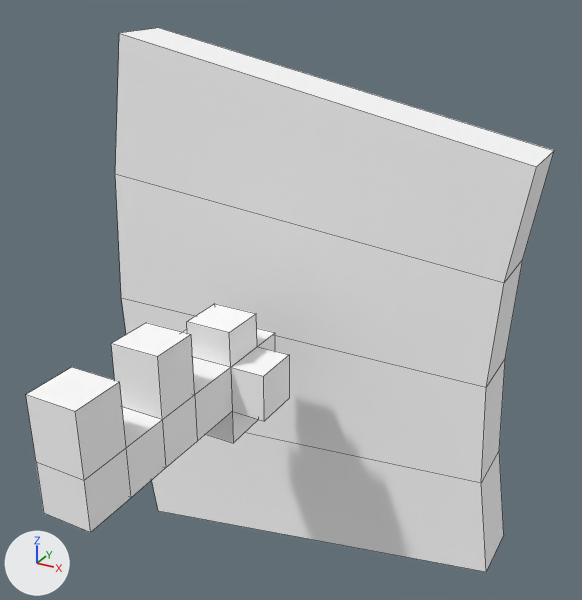
Renders of the FBX model Assets/Models/arcKey.fbx from each side of a commit.
The view is the same before and after, from a camera (50 mm lens) standing at (-4.28, -3.21, 1.74) and looking at (-5.78, -0.47, 0.37). The axes (+X, +Y, +Z) are drawn at lower left. The lights are the same throughout. Mesh edges are drawn as thin lines. Where no turn or scale is listed for an object, it has been applied to the vertices.

Before the edit, the objects in view are built like this:
```python
me_arch_003 = bpy.data.meshes.new('Arch.003')
me_arch_003.from_pydata(...)  # 72 vertices, 68 faces; spans x -7.0..-4.9, y -1.64..0.15, z -1.37..1.37
me_arch_003.materials.append(mat_checker)  # its picture is missing
ob_arch_001 = bpy.data.objects.new('Arch.001', me_arch_003)
ob_arch_001.location = (0.0, 0.0, 0.0)
```
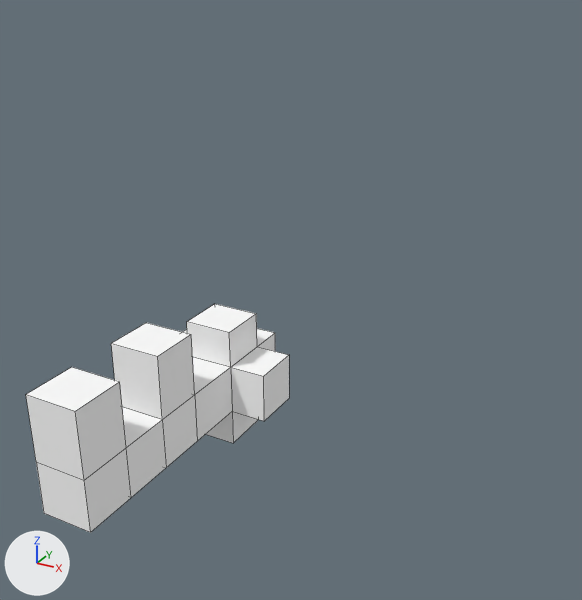
Where the newer file only moved an object's origin or applied its transform, the numbers keep the older frame.

Where the change shows, as pixel boxes (x1, y1, x2, y2) in the pictures (582 x 600 px):
'Arch.001', reshaped (50% narrower, 58% shorter)
    before: (26, 28, 554, 572)
    after: (26, 304, 289, 533)
part 1 of me_arch_003, deleted
    before: (115, 28, 554, 572)

What the commit changed:
me_arch_003 has 72 vertices, 68 faces and spans x -7.0..-4.9, y -1.64..0.15, z -1.37..1.37.
me_arch_003 is used by ob_arch_001; location (0.0, 0.0, 0.0).
me_arch_003 part 1: the loose piece of 20 vertices spanning x -7.0..-4.9, y -0.15..0.15, z -1.37..1.37 is deleted.
